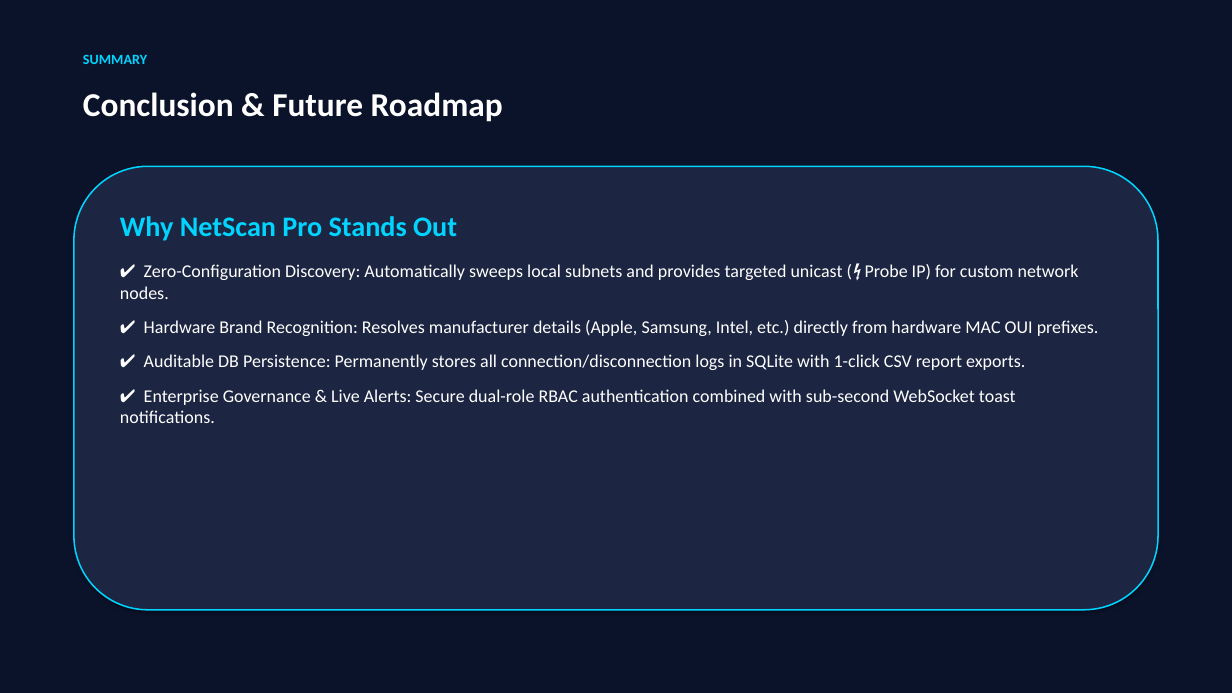
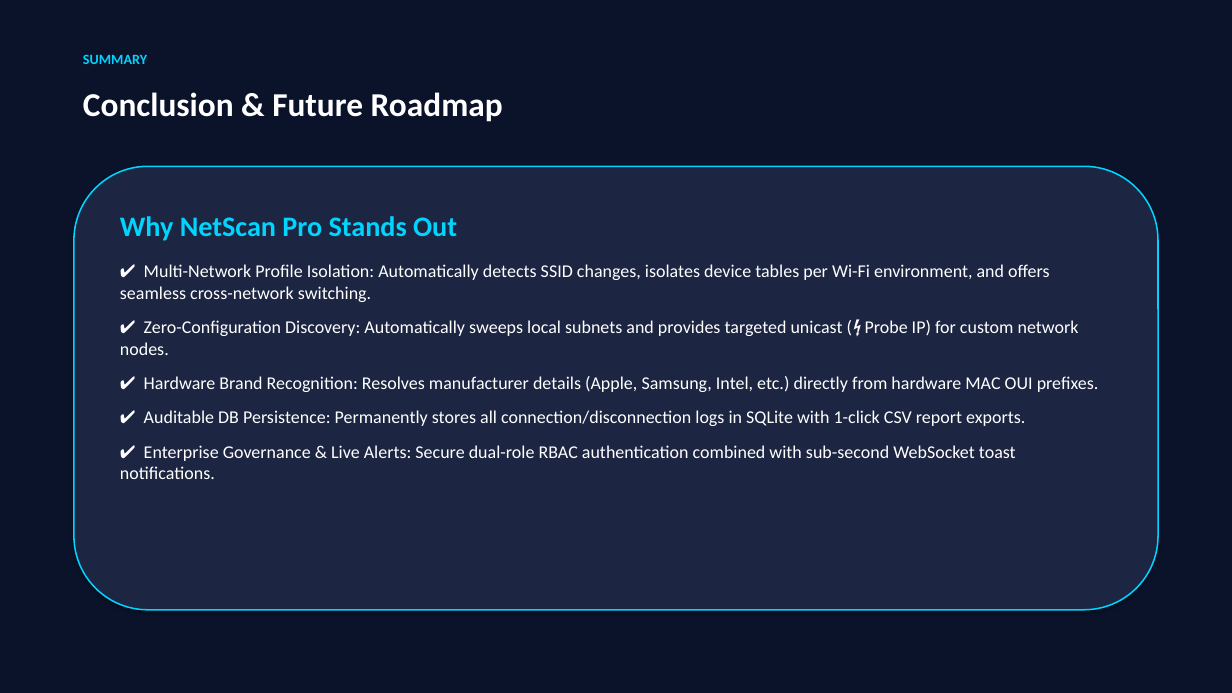
Before and after one commit to MinhaRasheed/Scanner, a slide deck: slide 8 of NetScan_Pro_Presentation.pptx. Drawn at 1232x693 pixels with LibreOffice and Linux fonts; fonts in the diff are those of the drawing. Boxes give left, top, right and bottom in pixels: in the first picture for what was removed or moved away, otherwise in the second. Text is boxed around its words. In the diff, an @@ line names an element or a change of style, - is before the commit and + after.

Commit message:
feat: multi-network profile isolation, SSID detection, and network switching

```diff
--- a/NetScan_Pro_Presentation.pptx
+++ b/NetScan_Pro_Presentation.pptx
@@ text at [120, 264, 1049, 302]: paragraph added @@
+✔ Multi-Network Profile Isolation: Automatically detects SSID changes, isolates device tables per Wi-Fi environment, and offers seamless cross-network switching.
```
Also in this commit, not shown: 2 other slides changed, 10 other files.
